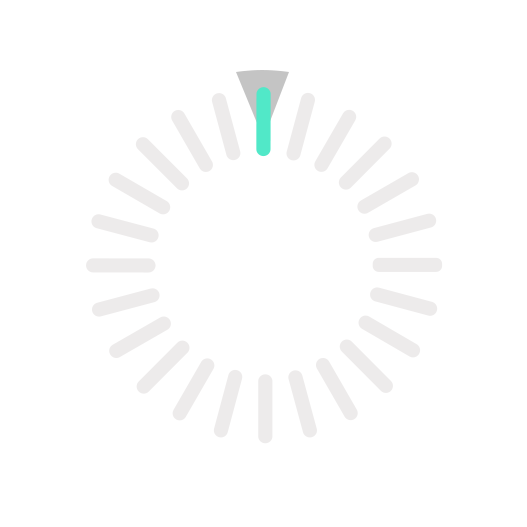
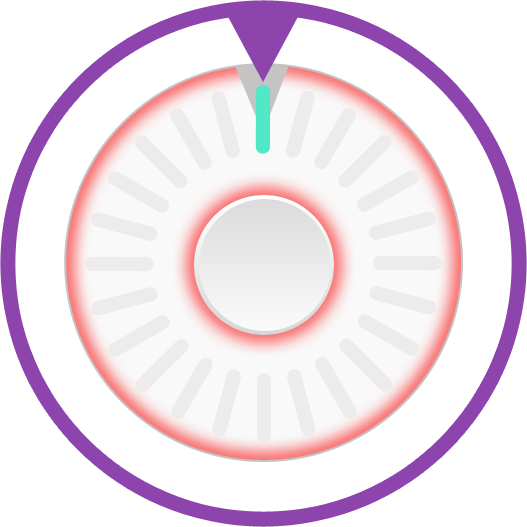
Comparing the layer stacks of the two 527px x 527px images. Changes:
renamed "zeiger" to "lock-arrow", showed it, painted on it, unmasked it over <box>226,13,300,82</box>
added group "new lines" with 3 layers in group "lock-knob" over <box>85,85,442,442</box>
"Abgerundetes Rechteck 4 Kopie 3" (1st of 8, in "lock-knob" › "new lines"): blend normal → saturation, moved it into group "new lines", painted on it, unmasked it over <box>85,87,442,442</box>
hid group "Lines" (23 layers) over <box>86,90,443,444</box>
painted on "Abgerundetes Rechteck 4 Kopie 5" (2nd of 16, in "lock-knob" › "Lines"), unmasked it over <box>357,312,420,358</box>
painted on "Abgerundetes Rechteck 4 Kopie 5" (3rd of 16, in "lock-knob" › "Lines"), unmasked it over <box>339,336,393,393</box>
painted on "Abgerundetes Rechteck 4 Kopie 5" (4th of 16, in "lock-knob" › "Lines"), unmasked it over <box>315,355,358,421</box>
painted on "Abgerundetes Rechteck 4 Kopie 4" (1st of 16, in "lock-knob" › "Lines"), unmasked it over <box>136,337,190,394</box>
painted on "Abgerundetes Rechteck 4 Kopie 4" (7th of 16, in "lock-knob" › "Lines"), unmasked it over <box>135,135,189,191</box>
painted on "Abgerundetes Rechteck 4 Kopie 3" (4th of 8, in "lock-knob" › "Lines"), unmasked it over <box>313,107,357,172</box>
painted on "Abgerundetes Rechteck 4 Kopie 2" (1st of 4, in "lock-knob" › "Lines"), unmasked it over <box>338,134,392,190</box>
painted on "tolerance copy", unmasked it over <box>235,65,289,127</box>
added layer "Ebene 6" above "lock" over <box>66,65,462,460</box>
showed group "lock" (36 layers) over <box>7,7,520,524</box>
painted on "Ellipse 1 Kopie 3", unmasked it over <box>199,199,331,331</box>
painted on "Ellipse 1", unmasked it over <box>194,195,334,335</box>
painted on "Ellipse 1 Kopie 5", unmasked it over <box>7,7,520,520</box>
painted on "Ellipse 1 Kopie", unmasked it over <box>64,63,464,469</box>
…and 18 more changes (2 added, 16 mask, 16 painted)
